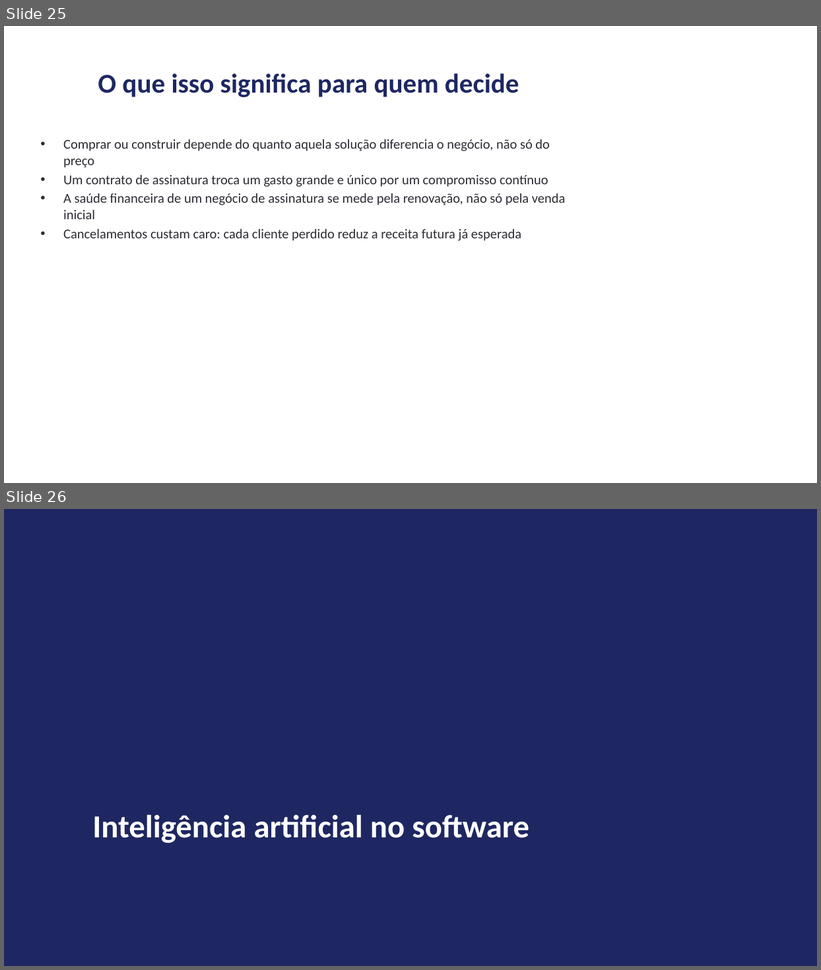
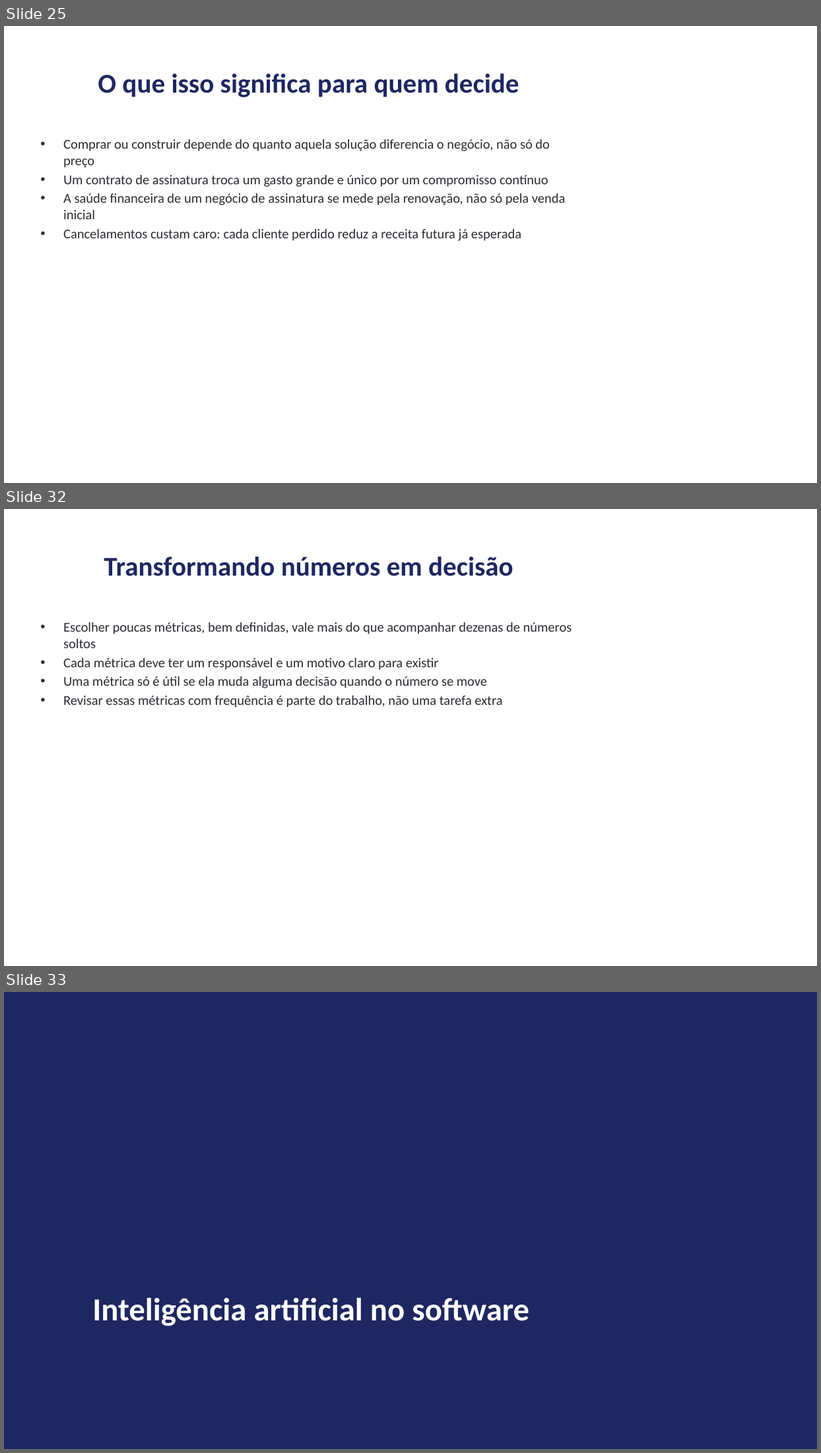
Before and after one commit to andrevberaldo/software-engineering, a slide deck: presentation/apresentacao.pptx. Shown one above the other, each under a label of ours: slides 25 and 26 before the commit, slides 25, 32 and 33 after it; the slides between them are not shown. The pictures are 821x970 and 821x1453 pixels, drawn with LibreOffice and Linux fonts; fonts in the diff are those of the drawing. Boxes give left, top, right and bottom in pixels: in the first picture for what was removed or moved away, otherwise in the second. Text is boxed around its words. In the diff, an @@ line names an element or a change of style, - is before the commit and + after.

```diff
--- a/presentation/apresentacao.pptx
+++ b/presentation/apresentacao.pptx
@@ slide 32 added at (4,509,817,966), background #FFFFFF @@
@@ title added at (104,557,514,576), 32 pt, text #1E2761, bold @@
+Transformando números em decisão
@@ text added at (63,622,572,708), 16 pt, text #2B2B33 @@
+• Escolher poucas métricas, bem definidas, vale mais do que acompanhar dezenas de números soltos
+• Cada métrica deve ter um responsável e um motivo claro para existir
+• Uma métrica só é útil se ela muda alguma decisão quando o número se move
+• Revisar essas métricas com frequência é parte do trabalho, não uma tarefa extra
@@ what was slide 26 is now slide 33 @@
```
Also in this commit, not shown: 1 slide changed, 6 other slides added, 4 other files.
